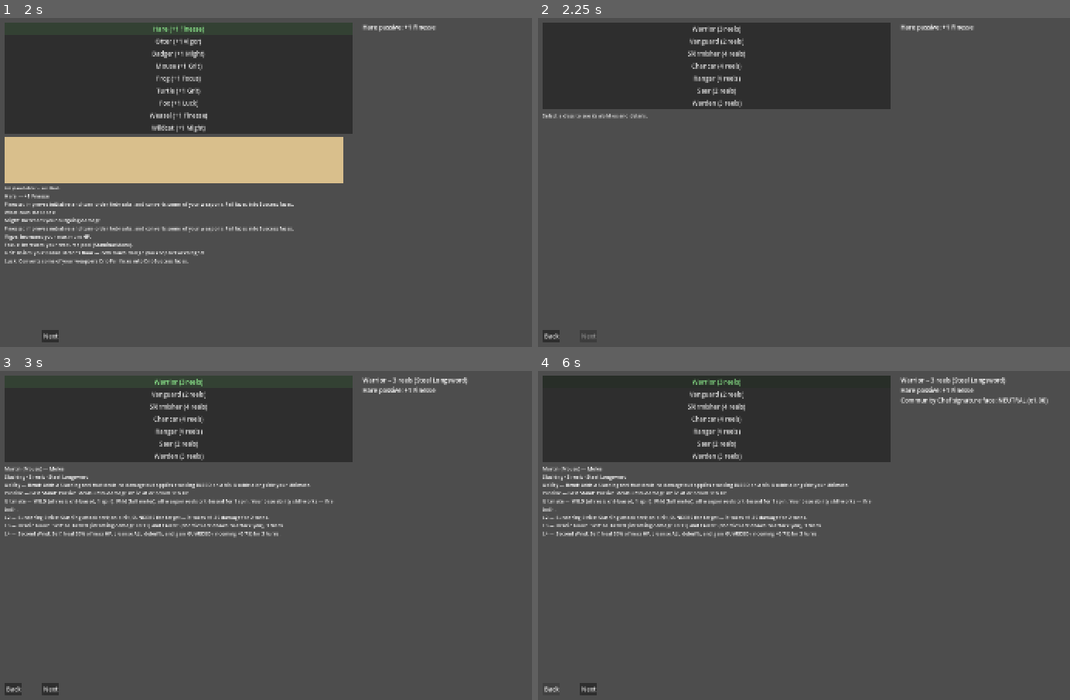
Above: before the commit, frames 1-4 (two rows, left to right).
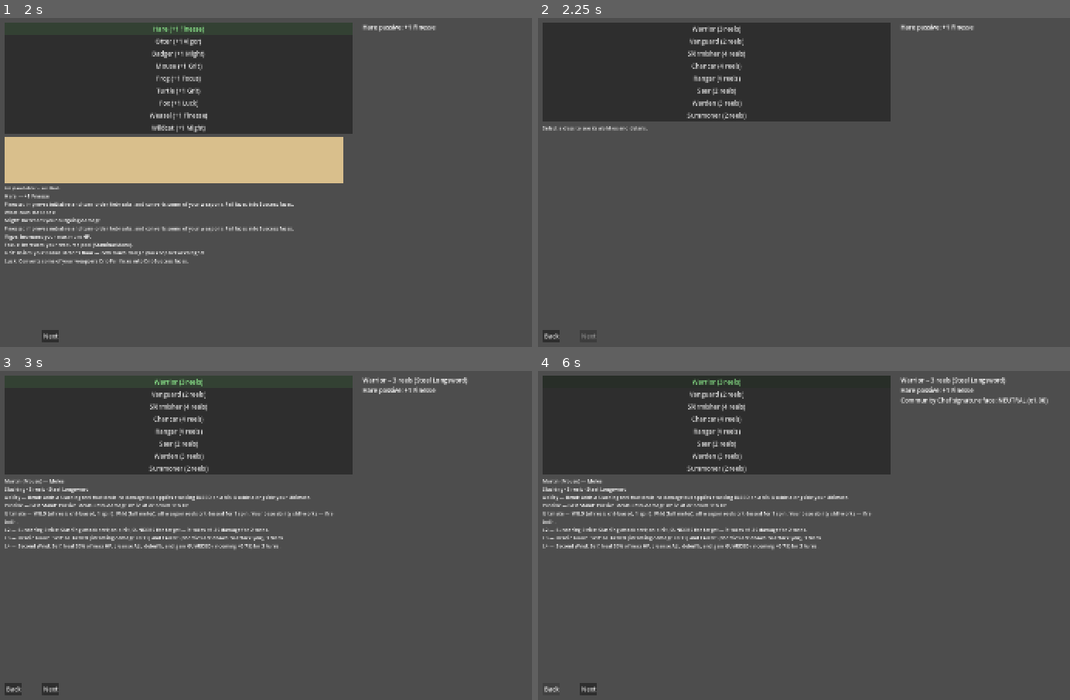
Above: after the commit, the same moments.

Repository: djkipyaboy/bunnies
Game: Godot game, scene res://world/start_menu.tscn
Two runs of this game, one before a commit and one after it. Both use one fixed random seed, a clock stepped at 60 frames per second and the inputs below.
Inputs:
- Up to frame 1 (2 s): click "New Game" at 0.5 s; click "Hare (+1 Finesse)" at 1.25 s
- Up to frame 2 (2.25 s): click "Next" at 2 s
- Up to frame 3 (3 s): click "Warrior (3 reels)" at 2.75 s
- Up to frame 4 (6 s): click "Next" at 3.5 s; click "Reformed Vermin -- Once one o…" at 4.25 s; click "Community Chef -- Years at th…" at 5 s; click "Back" at 5.75 s

Frame 1 is identical in both runs. In frame 2, 2.6% of the frame differs, in the area x 0-67%, y 27-35%; in frame 3, 7.4%, in the area x 0-67%, y 27-55%; in frame 4, 7.4%.

Commit message:
feat(minion): add the Summoner class and its Ember Minion base ability

Diff:
--- a/combat/class_library.gd
+++ b/combat/class_library.gd
@@ -5,7 +5,7 @@
 ## returns a FRESH CharacterClass each call. Values are [ASSUMPTION] placeholders — tune by playtest.
 ## (CharacterClass is a Resource, so these can migrate to authored .tres later.)
 
-const IDS: Array[StringName] = [&"warrior", &"vanguard", &"skirmisher", &"chancer", &"ranger", &"seer", &"warden"]
+const IDS: Array[StringName] = [&"warrior", &"vanguard", &"skirmisher", &"chancer", &"ranger", &"seer", &"warden", &"summoner"]
 
 static func _stats(mi: int, fi: int, vi: int, fo: int, gr: int, lu: int) -> Stats:
 	var s: Stats = Stats.new()
@@ -194,5 +194,27 @@
 				_ability(&"bastion", 4, 6, &"mana", 4),
 			]
 			return c
+		&"summoner":
+			# Minion-summoning caster (2026-08-16 minion-summoning-class spec §3): 2-reel Warden's
+			# Staff (mana-only), Earth-typed. Base ability Ember Minion appends a no-damage summon
+			# reel (ActionReel.make_summon_reel, Task 2) whose landed tier is read post-spin by a
+			# future orchestrator task to build a baseline or crit-success minion.
+			var c: CharacterClass = CharacterClass.new()
+			c.class_id = &"summoner"
+			c.display_name = "Summoner"   # placeholder — naming still open
+			c.base_stats = _stats(0, 1, 2, 5, 1, 0)
+			c.weapon_base_damage = 6.0; c.weapon_type = earth; c.reel_count = 2
+			c.weapon_display_name = "Warden's Staff"
+			c.combat_role = &"support"
+			c.defense_type = earth
+			# [ASSUMPTION] HP 300 for testing (matches other casters); meter_cap 15 (standard).
+			c.base_max_hp = 300; c.base_max_stamina = 0; c.base_meter_floor = 3; c.meter_cap = 15
+			# Mana-only: max = base 8 + Focus 5 = 13, starts full, +1/turn. [ASSUMPTION] tune by playtest.
+			c.base_max_mana = 8; c.start_mana = 13; c.mana_regen = 1
+			c.ability_id = &"ember_minion"; c.ability_cost = 4; c.ability_resource = &"mana"
+			c.ultimate_id = &"sticky_wild"   # placeholder — real Ultimate variants are future work
+			c.extra_abilities = []           # no extra abilities in this plan's scope
+			c.payline_profile_id = &"default"
+			return c
 		_:
 			return null
--- a/combat/combatant.gd
+++ b/combat/combatant.gd
@@ -378,6 +378,12 @@
 ## by the orchestrator post-spin to find this reel's landed tier, cleared at the start of the
 ## next turn.
 var flee_reel: ActionReel = null
+
+## The minion-summon reel staged this turn, or null (2026-08-16 minion-summoning-class spec §3).
+## Mirrors rallying_cry_reel/item_use_reel/flee_reel exactly: set once on commit, its landed tier
+## read by the orchestrator post-spin to decide whether the summoned minion is baseline or the
+## tankier crit-success variant.
+var summon_reel: ActionReel = null
 
 ## Warden "Earthquake" Ultimate state (spec 2026-06-29 §4): while > 0, this combatant added a 4th
 ## weapon-attack reel, made all weapon-attack reels WILD, and its spin splashes half its primary total
@@ -1365,6 +1371,7 @@
 	rallying_cry_reel = null  # Warden: clear last turn's recorded Rallying Cry reel
 	item_use_reel = null      # clear last turn's recorded item-use reel (2026-07-16 design)
 	flee_reel = null          # clear last turn's recorded Flee reel (2026-08-16 design)
+	summon_reel = null        # clear last turn's recorded Ember Minion summon reel (2026-08-16 design)
 	pending_item_base_heal = 0
 	pending_item_name = ""
 
@@ -1764,6 +1771,22 @@
 	var reel: ActionReel = ActionReel.make_rallying_cry(weapon_type())
 	turn_reels.append(reel)
 	rallying_cry_reel = reel
+	return true
+
+## Summoner "Ember Minion" base ability (2026-08-16 minion-summoning-class spec §3): spends
+## [param cost] Mana and appends one no-damage summon reel ([method ActionReel.make_summon_reel])
+## onto THIS turn, recording it on [member summon_reel] so the orchestrator can read its post-spin
+## tier and build the minion. Respects the [param cap]-reel ceiling, mirroring
+## apply_rallying_cry() exactly. Returns false (and changes nothing) if at the cap or the Mana is
+## unaffordable.
+func apply_summon_minion(cost: int, cap: int) -> bool:
+	if turn_reels.size() >= cap:
+		return false
+	if resource_pool == null or not resource_pool.spend({&"mana": cost}):
+		return false
+	var summon: ActionReel = ActionReel.make_summon_reel()
+	turn_reels.append(summon)
+	summon_reel = summon
 	return true
 
 ## Index of the single worst reel to re-roll (Chancer): priority CRIT_FAILURE > FAILURE > NEUTRAL,
--- a/combat/main_phase_plan.gd
+++ b/combat/main_phase_plan.gd
@@ -94,7 +94,7 @@
 ## Whether this ability adds a reel to the attacker's own loadout (previewable as an extra strip).
 ## Select your Fate adds a reel too — and unlike Flurry/Rend its reel JOINS the payline grid.
 func _ability_adds_reel() -> bool:
-	return ability_id == &"flurry" or ability_id == &"rend" or ability_id == &"select_fate" or ability_id == &"rallying_cry"
+	return ability_id == &"flurry" or ability_id == &"rend" or ability_id == &"select_fate" or ability_id == &"rallying_cry" or ability_id == &"ember_minion"
 
 ## True if the ability can be newly STAGED: there IS an ability, it's affordable, and (for reel-adding
 ## abilities) the loadout is under the cap. Un-staging is always allowed.
@@ -315,6 +315,8 @@
 				reels.append(ActionReel.make_ability_attack(selected_fate_type))  # joins paylines (a weapon-attack reel)
 			&"rallying_cry":
 				reels.append(ActionReel.make_rallying_cry(combatant.weapon_type()))  # utility reel (out of paylines, tail)
+			&"ember_minion":
+				reels.append(ActionReel.make_summon_reel())  # utility reel (out of paylines, tail)
 	if staged_extra_ability_id != &"" and staged_extra_ability_id in REEL_ADDING_EXTRA_IDS and reels.size() < reel_cap:
 		match staged_extra_ability_id:
 			&"sundering_strike":
@@ -435,6 +437,8 @@
 				combatant.apply_select_fate(selected_fate_type, talent_cost)  # +1 reel, retype loadout (Seer)
 			&"rallying_cry":
 				combatant.apply_rallying_cry(talent_cost, reel_cap)  # +1 utility reel; orchestrator shields the party
+			&"ember_minion":
+				combatant.apply_summon_minion(talent_cost, reel_cap)  # +1 utility reel; orchestrator builds the minion
 			&"warden_support_heal":
 				combatant.stage_warden_support_heal(talent_cost)
 			&"warden_support_curse":
--- a/tests/test_class_library.gd
+++ b/tests/test_class_library.gd
@@ -48,7 +48,7 @@
 	_check(seer.base_max_stamina == 0 and seer.base_max_mana == 9, "seer is mana-only (sta 0, mana base 9)")
 
 	_check(ClassLibrary.make(&"nope") == null, "unknown id -> null")
-	_check(ClassLibrary.IDS.size() == 7, "7 classes registered (full roster incl. Warden)")
+	_check(ClassLibrary.IDS.size() == 8, "8 classes registered (full roster incl. Warden + Summoner)")
 
 	# Warden: Earth Earthstave, 3 reels, mana-only 12, Rallying Cry (mana) + Earthquake.
 	var warden: CharacterClass = ClassLibrary.make(&"warden")
--- a/tests/test_main_phase_plan.gd
+++ b/tests/test_main_phase_plan.gd
@@ -309,5 +309,18 @@
 	_check(committer.flee_reel == committer.turn_reels[0], "commit: flee_reel points at the committed reel")
 	_check(committer.resource_pool.stamina == 3, "commit: flee costs no resource (got %d)" % committer.resource_pool.stamina)
 
+	# --- Summon Minion base ability: appends the summon reel, previewed but not committed ---
+	var summoner: Combatant = ClassLibrary.make(&"summoner").build_combatant(true)
+	summoner.resource_pool.mana = 10
+	var plan_summon: MainPhasePlan = MainPhasePlan.new(summoner, summoner.ability_cost, 5, 2)
+	_check(plan_summon.can_stage_ability(), "ember_minion ability stageable when affordable")
+	plan_summon.toggle_ability()
+	_check(plan_summon.ability_staged, "ember_minion staged after toggle")
+	var preview: Array[ActionReel] = plan_summon.preview_reels()
+	_check(not preview.is_empty() and not preview[preview.size() - 1].is_weapon_attack, "previewed summon reel is out of paylines (trailing utility reel)")
+	plan_summon.commit()
+	_check(summoner.summon_reel != null, "commit(): summon_reel is set on the combatant")
+	_check(summoner.resource_pool.mana == 10 - summoner.ability_cost, "commit(): mana was spent (got %d)" % summoner.resource_pool.mana)
+
 	print(("MAIN PHASE PLAN TEST PASSED" if _failures == 0 else "MAIN PHASE PLAN TEST FAILED: %d" % _failures))
 	quit(_failures)
--- /dev/null
+++ b/tests/test_summoner_class.gd
@@ -0,0 +1,23 @@
+extends SceneTree
+
+# Headless test for the Summoner class shell (2026-08-16 minion-summoning-class spec §3). Run:
+# Godot_v4.6.3-stable_win64_console.exe --headless --path . --script res://tests/test_summoner_class.gd
+
+var _failures: int = 0
+func _check(c: bool, l: String) -> void:
+	if c: print("  ok: ", l)
+	else: _failures += 1; push_error("FAIL: " + l); print("  FAIL: ", l)
+
+func _initialize() -> void:
+	_check(&"summoner" in ClassLibrary.IDS, "summoner is registered in ClassLibrary.IDS")
+	var cls: CharacterClass = ClassLibrary.make(&"summoner")
+	_check(cls != null, "ClassLibrary.make(&summoner) returns a real CharacterClass")
+	_check(cls.ability_id == &"ember_minion", "summoner base ability is ember_minion (got %s)" % cls.ability_id)
+	_check(cls.ability_resource == &"mana", "summoner's ability resource is mana (got %s)" % cls.ability_resource)
+
+	var c: Combatant = cls.build_combatant(true)
+	_check(c.ability_id == &"ember_minion", "built Combatant carries the ember_minion ability_id")
+	_check(c.resource_pool != null, "built Combatant has a resource pool to pay the summon cost")
+
+	print(("SUMMONER CLASS TEST PASSED" if _failures == 0 else "SUMMONER CLASS TEST FAILED: %d" % _failures))
+	quit(_failures)
